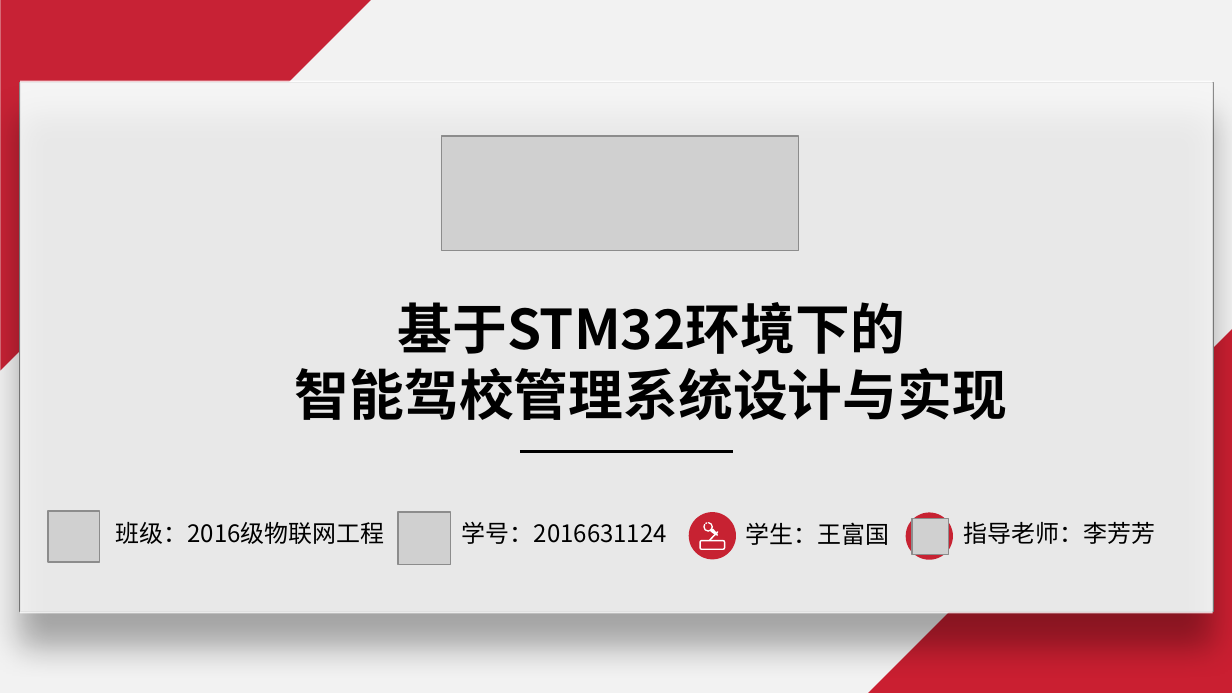
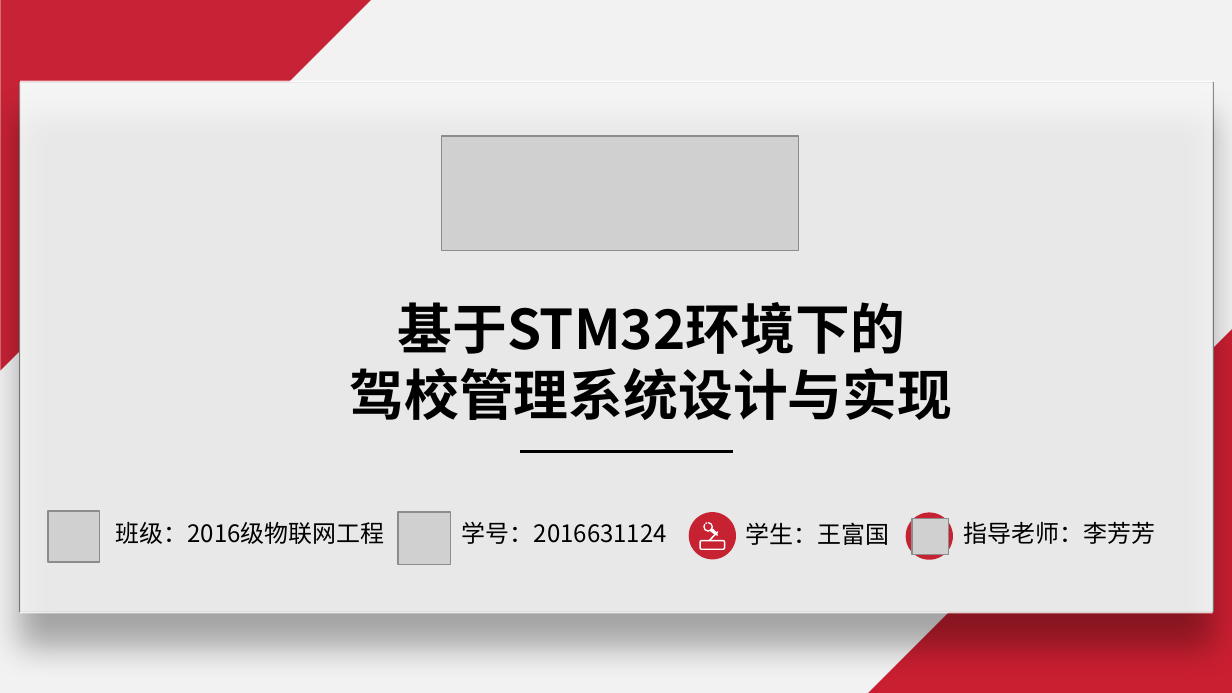
Before and after one commit to leleplus/driver, a slide deck: slide 1 of doc/ppt/答辩PPT_王富国.pptx. Drawn at 1232x693 pixels with LibreOffice and Linux fonts; fonts in the diff are those of the drawing; grey boxes stand for pictures. Boxes give left, top, right and bottom in pixels: in the first picture for what was removed or moved away, otherwise in the second. Text is boxed around its words. In the diff, an @@ line names an element or a change of style, - is before the commit and + after.

```diff
--- a/doc/ppt/答辩PPT_王富国.pptx
+++ b/doc/ppt/答辩PPT_王富国.pptx
@@ text at box(350, 368, 953, 420): text changed @@
-智能驾校管理系统设计与实现
+驾校管理系统设计与实现
```
Also in this commit, not shown: 1 other slide changed, 1 other file.
